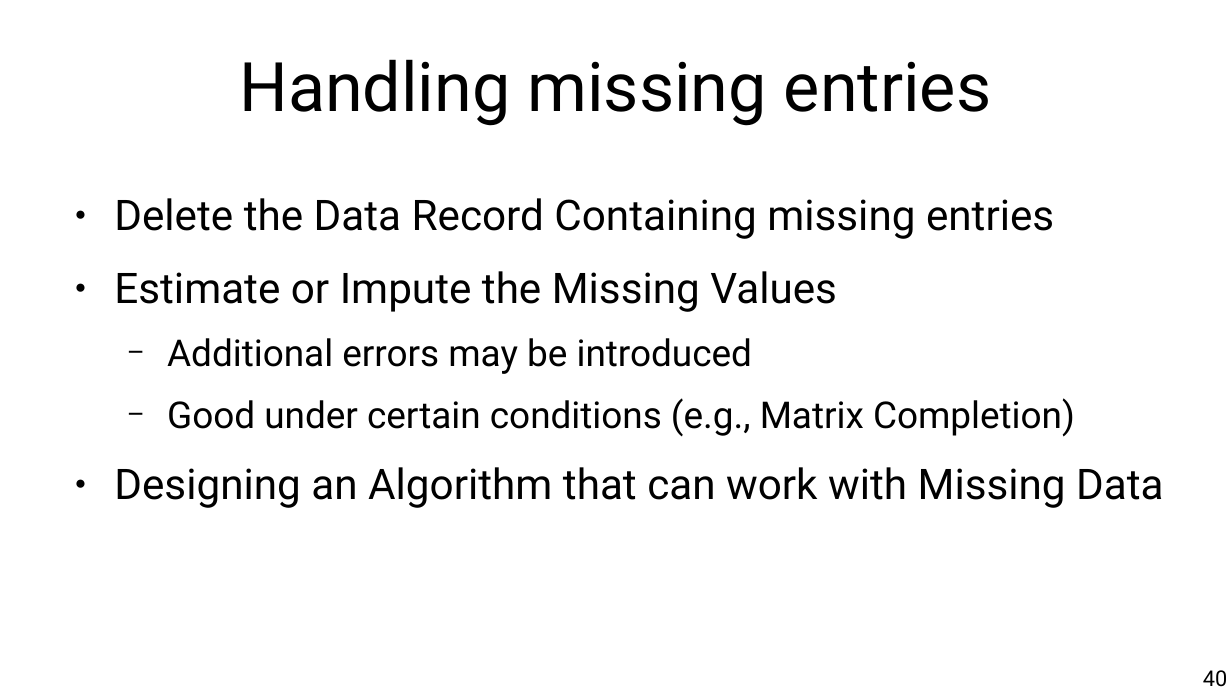
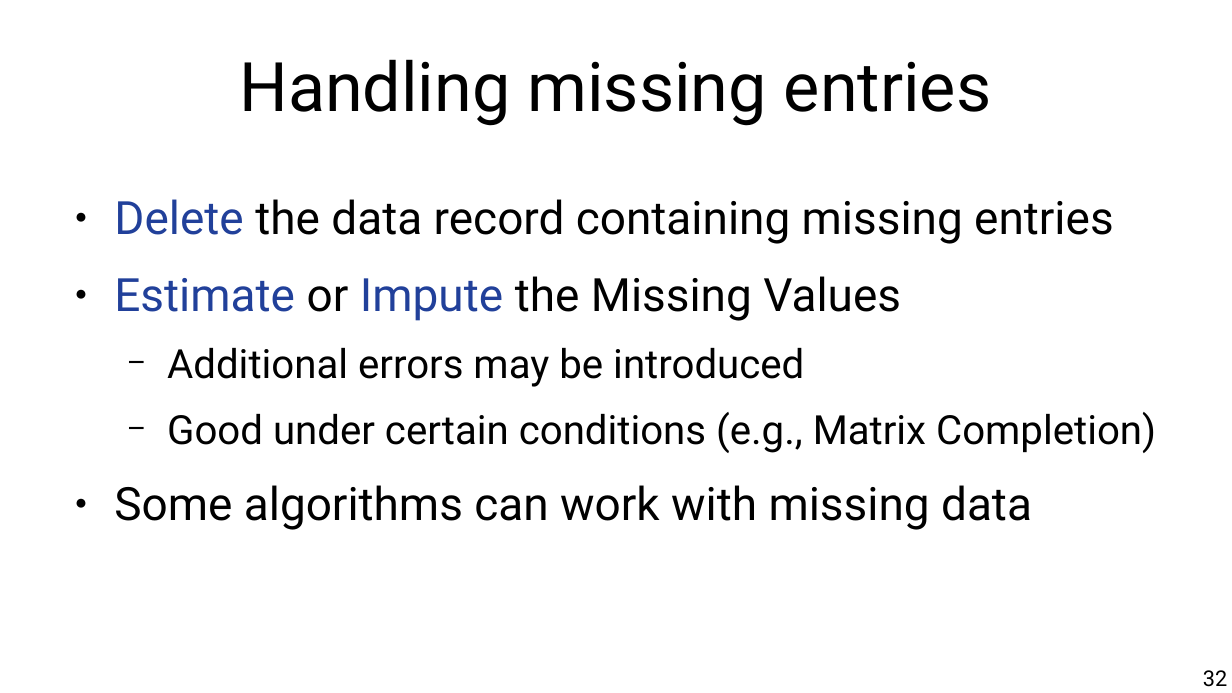
Before and after one commit to chatox/data-mining-course, a slide deck: slide 32 of theory/tt02_data_preparation.odp (slide 40 before the commit). Drawn at 1232x693 pixels with LibreOffice and Linux fonts; fonts in the diff are those of the drawing. Boxes give left, top, right and bottom in pixels: in the first picture for what was removed or moved away, otherwise in the second. Text is boxed around its words. In the diff, an @@ line names an element or a change of style, - is before the commit and + after.

```diff
--- a/theory/tt02_data_preparation.odp
+++ b/theory/tt02_data_preparation.odp
@@ text at bbox=[114, 199, 1113, 244]: text changed; size 27.2 to 29.6 pt @@
-● Delete the Data Record Containing missing entries
+● Delete the data record containing missing entries
@@ text at bbox=[114, 276, 1156, 453]: size 27.2 to 29.6 pt in "Estimate or Impute the Missing Values"; text colour #000000 to #21409A in "Estimate Impute"; size 23.8 to 25.9 pt in "Additional errors may be introduced", "Good under certain conditions (e.g., Matrix Completion)" @@
@@ text at bbox=[114, 485, 1032, 530]: text changed; size 27.2 to 29.6 pt @@
-● Designing an Algorithm that can work with Missing Data
+● Some algorithms can work with missing data
@@ page number at bbox=[1203, 670, 1227, 687]: text changed @@
-40
+32
```
Also in this commit, not shown: 30 other slides changed, 8 slides added, 12 slides removed.
